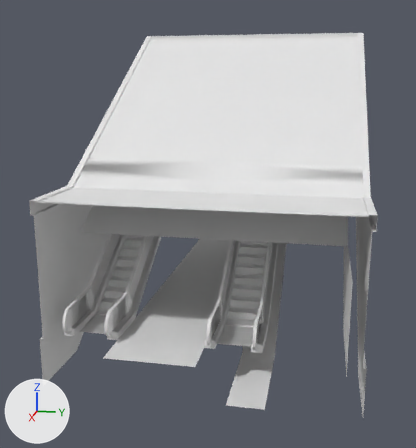
The FBX model models/airport gates/AirportGangway_L0_R.fbx: old version first, new version second.
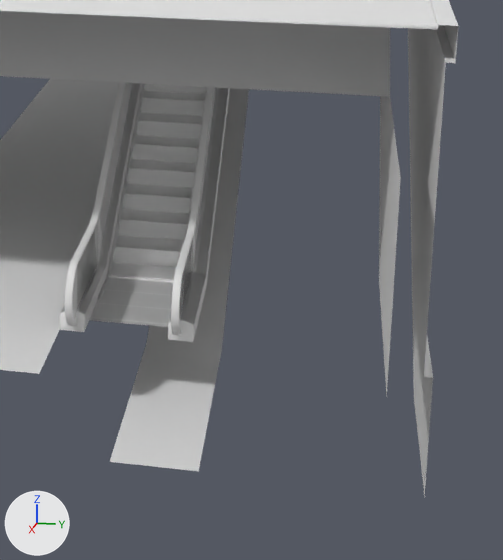
Each version is shown whole from a 50 mm lens placed at (51.5, -61.8, 12.1), pointed at (29.6, -66.2, 6.6), then close up on the part from 43% to 95% of the width and 46% to 100% of the height. The axes (+X, +Y, +Z) are drawn at lower left. The lights are the same throughout. The older version's two pictures come first. Where no turn or scale is listed for an object, it has been applied to the vertices. Vertices at exactly the same position are counted once.

Objects in the first close-up: '1000 escalator.004', 'gangway exterior', 'gangway interior'.
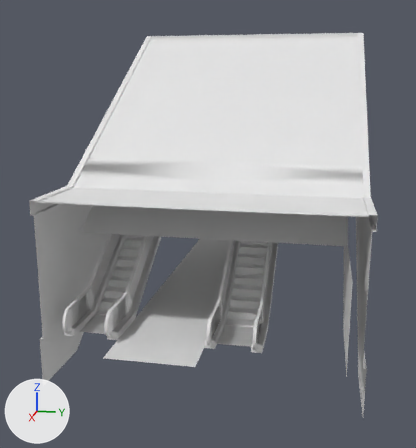
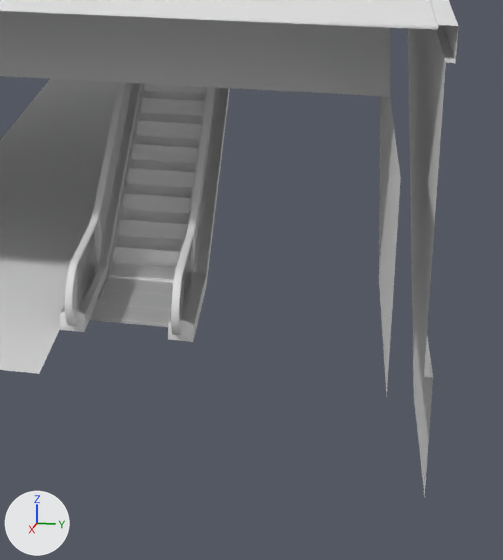
Location of each change, (x1, y1, x2, y2) in pixels of the close-ups (503 x 560 px):
'gangway interior', reshaped: before (0, 11, 401, 471); after (0, 11, 401, 396)
part 1 of me_plane, deleted: before (110, 88, 249, 471)

Patch to the scene script:
```diff
--- a/models/airport gates/AirportGangway_L0_R.fbx.py
+++ b/models/airport gates/AirportGangway_L0_R.fbx.py
@@ me_plane @@
 # used by ob_gangway_interior; location = (37.5, -65.0, 0.0)
-me_plane.from_pydata(...)  # 1480 vertices, 950 faces; spans x -18.6..1.2, y -4.5..4.5, z 4.0..13.6
+me_plane.from_pydata(...)  # 1458 vertices, 939 faces; spans x -18.6..1.2, y -4.5..4.5, z 5.0..13.6
+# me_plane part 1: the loose piece of 18 vertices spanning x -13.8..0.9, y 1.0..2.0, z 4.0..9.0 is deleted
+# other edits to the shape of me_plane do not show in these pictures
 me_plane.materials.append(mat_airportconcourse_l0)
```
